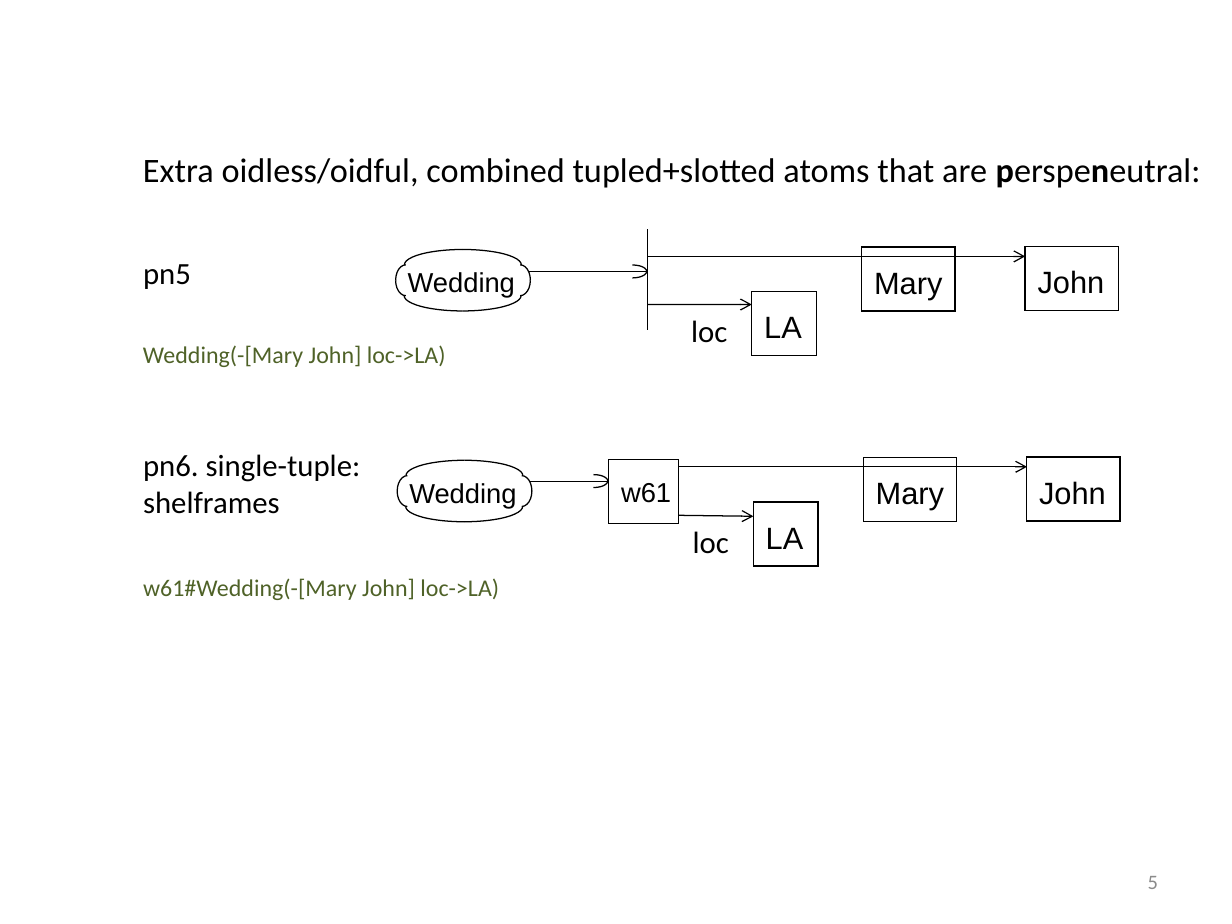
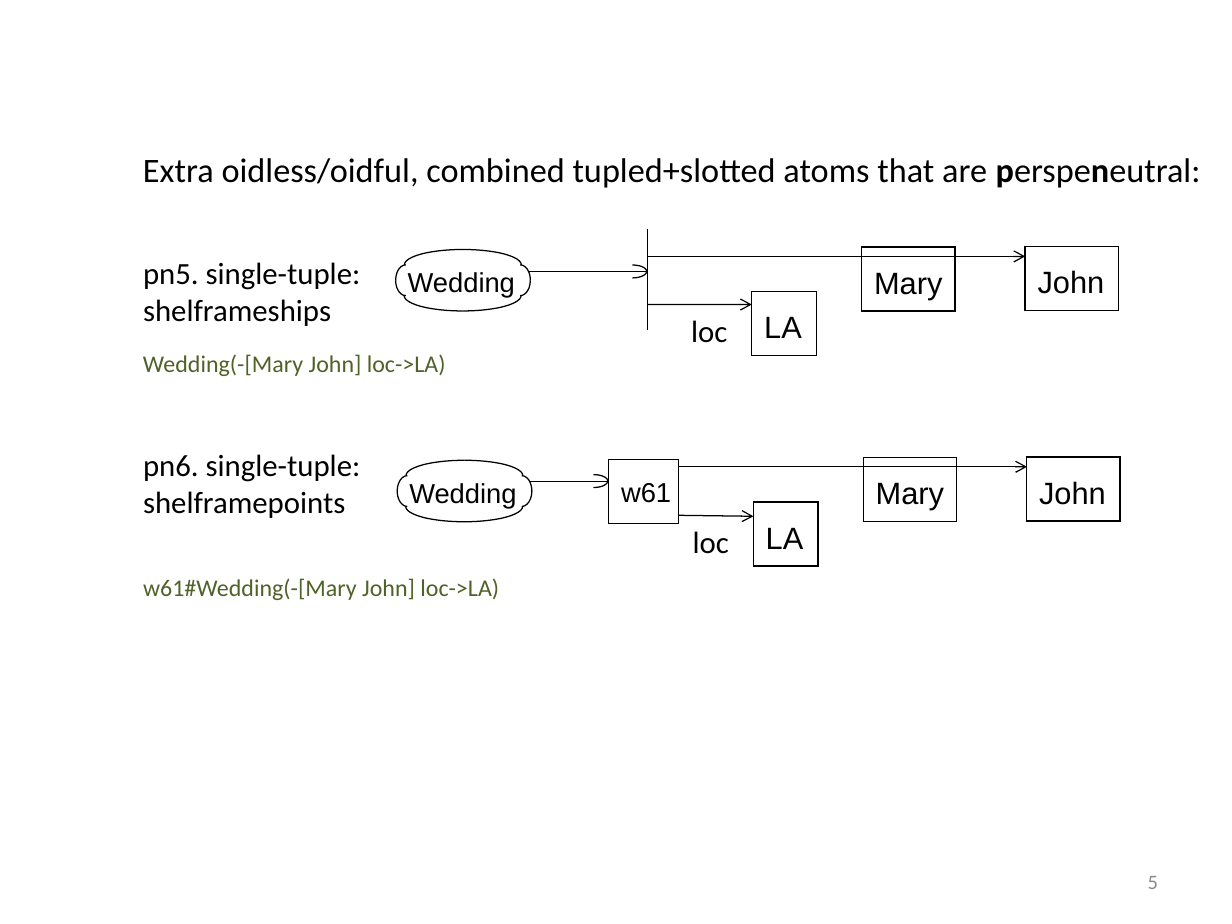
Before and after one commit to RuleML/ruleml-website, a slide deck: slide 5 of talks/PSOAMetamodelGrailogWedding.pptx. Drawn at 1232x924 pixels with LibreOffice and Linux fonts; fonts in the diff are those of the drawing. Boxes give left, top, right and bottom in pixels: in the first picture for what was removed or moved away, otherwise in the second. Text is boxed around its words. In the diff, an @@ line names an element or a change of style, - is before the commit and + after.

```diff
--- a/talks/PSOAMetamodelGrailogWedding.pptx
+++ b/talks/PSOAMetamodelGrailogWedding.pptx
@@ text at (x1=143, y1=262, x2=361, y2=326): text changed @@
-pn5
+pn5. single-tuple:
+shelframeships
@@ text "Wedding(-[Mary John] loc->LA)" moved from (x1=143, y1=345, x2=446, y2=367) to (x1=143, y1=354, x2=446, y2=376) @@
@@ text at (x1=143, y1=491, x2=345, y2=518): text changed @@
-shelframes
+shelframepoints
```
Also in this commit, not shown: 9 other slides changed, 1 other file.
